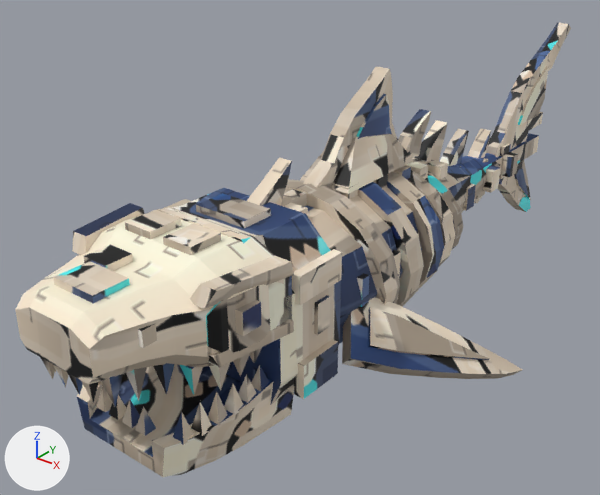
The FBX model assets/SkeletalShark/fbx/SkeletalShark_Attack.fbx: old version first, new version second.
Both versions are drawn from a camera (50 mm lens) standing at (0.0734, -0.1181, 0.0794) and looking at (-0.0099, -0.0139, 0.0148). Lighting does not change. The marker at lower left points along +X, +Y and +Z. The older version comes first. Where no turn or scale is listed for an object, it has been applied to the vertices.

In view in the first picture: 'SkeletalShark'.
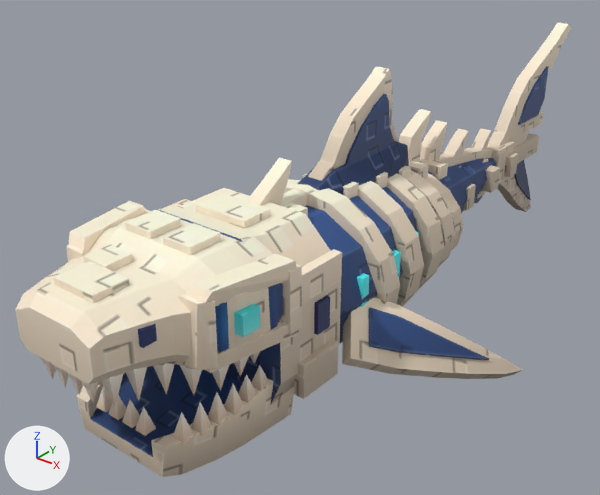
What the commit changed:
me_skeletalshark is used by ob_skeletalshark; location (0.0, 0.0, 0.0).
me_skeletalshark had 1622 vertices, 2838 faces and spanned x -0.0317..0.0317, y -0.072..0.0708, z 0.0003..0.0468.
me_skeletalshark now has 1726 vertices, 3026 faces and spans x -0.0317..0.0317, y -0.072..0.0708, z 0.0003..0.0468.
me_skeletalshark part 1: a new loose piece, a box spanning x 0.0123..0.0154, y -0.0476..-0.0453, z 0.0228..0.0318, in mat_m_skeletalshark.
me_skeletalshark part 2: a new loose piece, a box spanning x 0.0126..0.0148, y -0.0556..-0.0526, z 0.0261..0.0291, in mat_m_skeletalshark.
me_skeletalshark part 3: a new loose piece, a box spanning x -0.0028..0.0028, y 0.0366..0.0438, z 0.0141..0.0219, in mat_m_skeletalshark.
me_skeletalshark part 4: the loose piece of 8 vertices spanning x 0.0095..0.015, y -0.0594..-0.0462, z 0.0307..0.033 is rebuilt with 8 vertices and now spans x 0.0089..0.0154, y -0.0603..-0.0459, z 0.0306..0.0331.
me_skeletalshark part 5: the loose piece of 8 vertices spanning x -0.015..-0.0095, y -0.0594..-0.0462, z 0.0307..0.033 is rebuilt with 8 vertices and now spans x -0.0154..-0.0089, y -0.0603..-0.0459, z 0.0306..0.0331.
me_skeletalshark part 6: the loose piece of 8 vertices spanning x 0.01..0.0148, y -0.0588..-0.0462, z 0.0223..0.024 is rebuilt with 8 vertices and now spans x 0.0095..0.0154, y -0.0594..-0.0459, z 0.022..0.0241.
me_skeletalshark part 7: a new loose piece of 36 vertices spanning x -0.0041..0.0041, y -0.0243..0.0012, z 0.027..0.0339, in mat_m_skeletalshark.
me_skeletalshark part 8: the loose piece of 8 vertices spanning x 0.0132..0.0146, y -0.0555..-0.0522, z 0.0261..0.0294 is deleted.
me_skeletalshark part 9: 19 vertices moved from x -0.0015..0.0015, y 0.0009..0.0462, z 0.0138..0.03 to x -0.0015..0.0015, y 0.0009..0.0468, z 0.0162..0.0245; 29 vertices removed from x -0.0048..0.0048, y -0.0264..0.0462, z 0.0167..0.0378; 57 vertices added at x -0.0019..0.0019, y -0.0264..0.051, z 0.0167..0.0282.
me_skeletalshark part 10: 16 vertices added at x -0.0133..0.0133, y -0.0609..-0.0586, z 0.0228..0.0318.
me_skeletalshark part 11: 2557 kept faces spanning x -0.0317..0.0317, y -0.072..0.0708, z 0.0003..0.0468 get new texture (UV) coordinates.
Other edits to the shape of me_skeletalshark do not show in these pictures.

Where the change shows, as pixel boxes [x1, y1, x2, y2] in the pictures (600 x 495 px; the box of a moved part takes in the faces that stretch with it):
part 1 of me_skeletalshark, added
    after: [282, 264, 302, 335]
part 2 of me_skeletalshark, added (cyan)
    after: [234, 304, 260, 337]
part 3 of me_skeletalshark, added
    after: [487, 137, 515, 184]
part 4 of me_skeletalshark, rebuilt
    before: [190, 256, 294, 309]
    after: [186, 254, 297, 306]
part 5 of me_skeletalshark, rebuilt
    before: [72, 203, 145, 255]
    after: [69, 201, 146, 255]
part 6 of me_skeletalshark, rebuilt
    before: [208, 319, 294, 368]
    after: [204, 322, 299, 373]
part 7 of me_skeletalshark, added (blue)
    after: [298, 141, 409, 195]
part 8 of me_skeletalshark, deleted
    before: [235, 300, 261, 336]
part 9 of me_skeletalshark, moved or reshaped
    before: [300, 134, 485, 194]
    after: [322, 135, 495, 180]
part 10 of me_skeletalshark, added
    after: [67, 244, 218, 371]
part 11 of me_skeletalshark, surface changed
    both: [21, 23, 571, 477]
